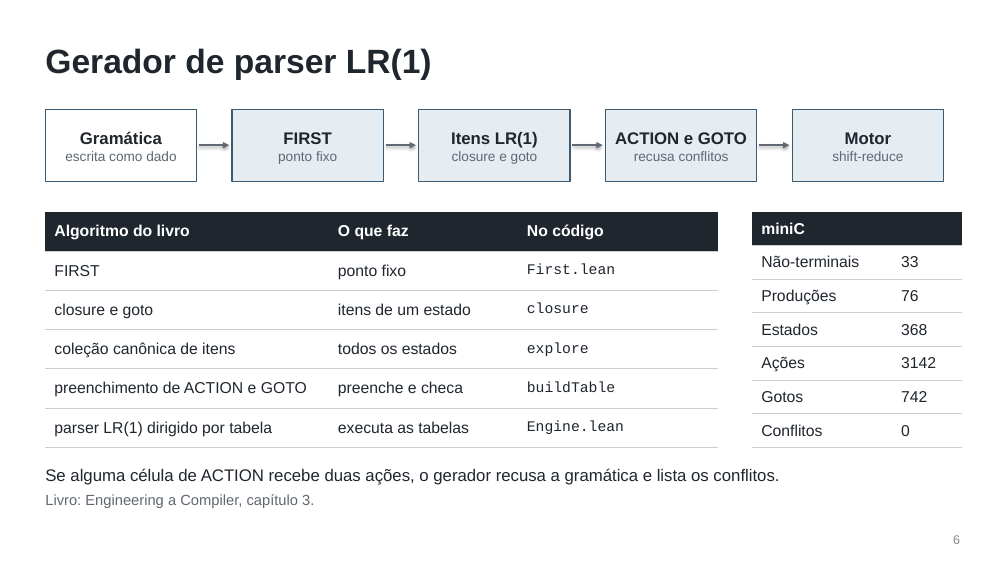
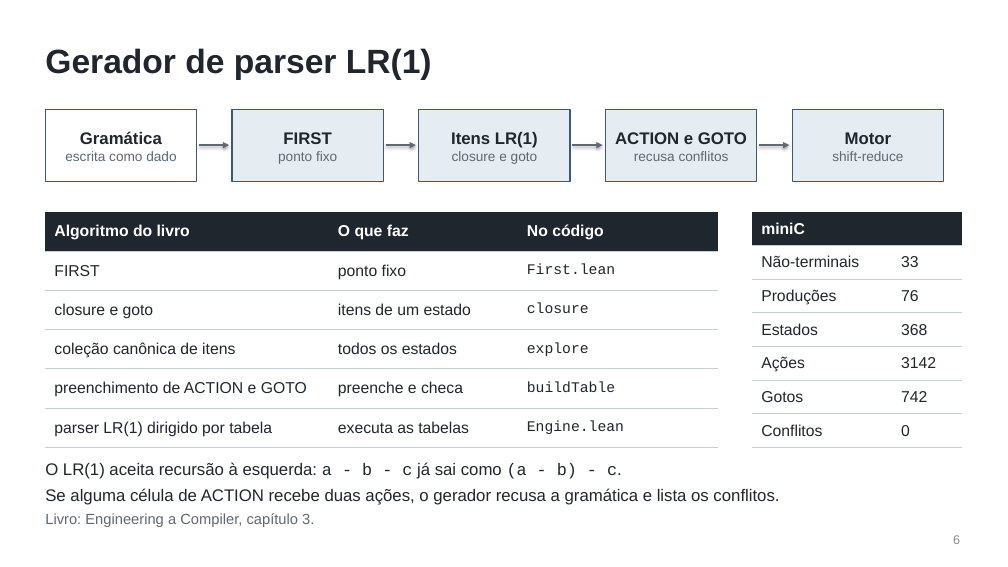
Before and after one commit to Henrique-apassos/minic-compiler, a slide deck: slide 6 of docs/apresentacao-final/minic-apresentacao-final.pptx. Drawn at 1008x567 pixels with LibreOffice and Linux fonts; fonts in the diff are those of the drawing. Boxes give left, top, right and bottom in pixels: in the first picture for what was removed or moved away, otherwise in the second. Text is boxed around its words. In the diff, an @@ line names an element or a change of style, - is before the commit and + after.

```diff
--- a/docs/apresentacao-final/minic-apresentacao-final.pptx
+++ b/docs/apresentacao-final/minic-apresentacao-final.pptx
@@ text at bbox=[45, 462, 622, 479]: paragraph added @@
+O LR(1) aceita recursão à esquerda: a - b - c já sai como (a - b) - c.
@@ text at bbox=[45, 488, 779, 505]: more space between paragraphs @@
```
Also in this commit, not shown: 1 other slide changed, 1 other file.
